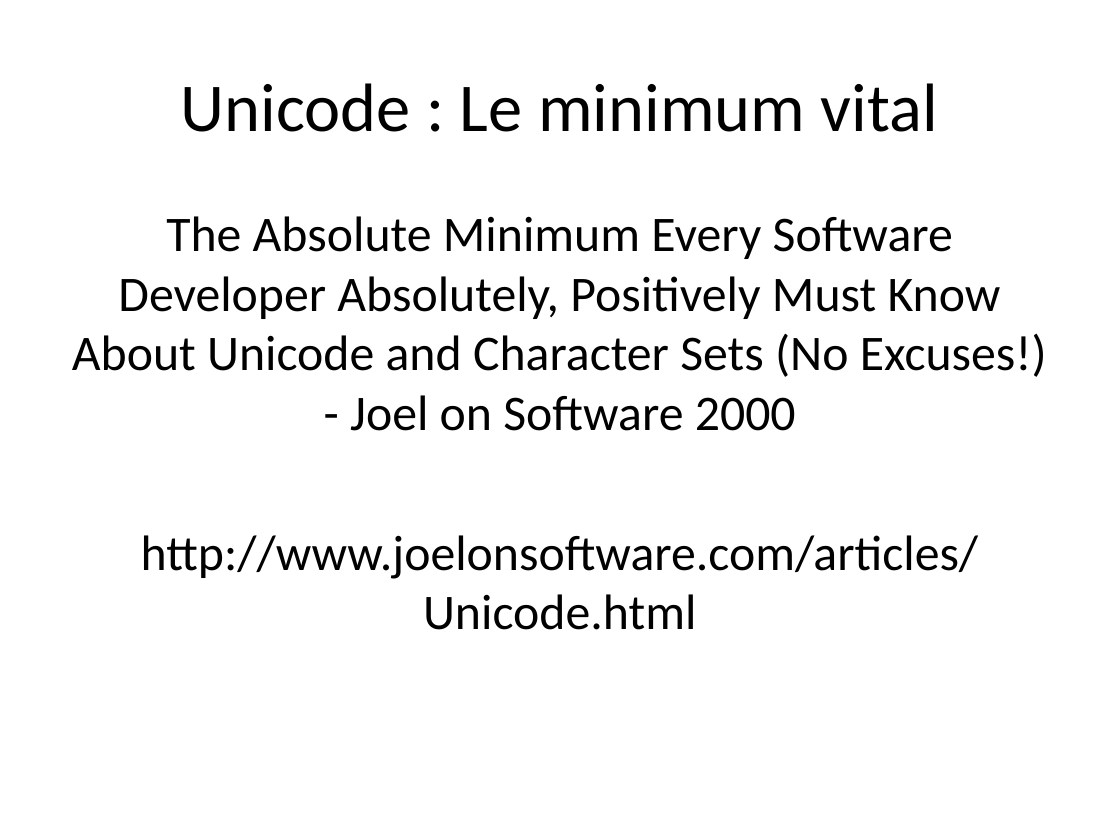
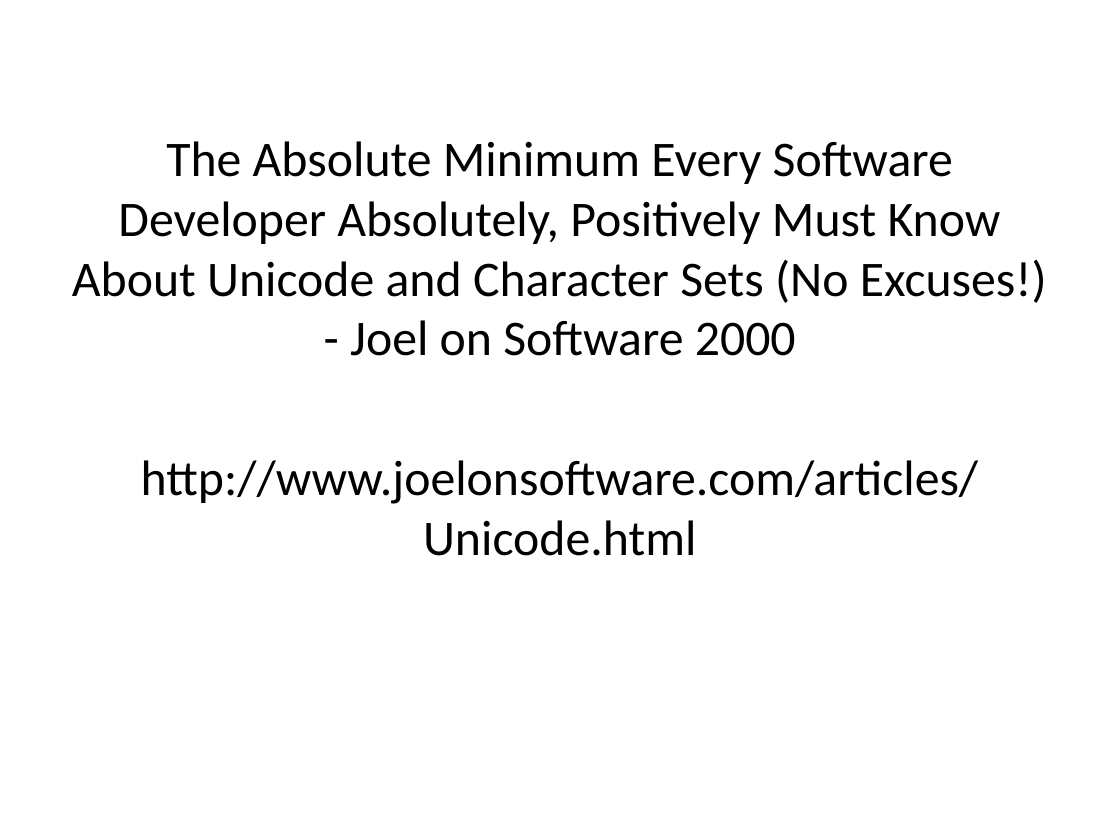
Before and after one commit to dbaeli/ez18n, a slide deck: slide 12 of ez18n-slides/ez18n_theorie.pptx (slide 8 before the commit). Drawn at 1120x840 pixels with LibreOffice and Linux fonts; fonts in the diff are those of the drawing; background and template pictures are left out. Boxes give left, top, right and bottom in pixels: in the first picture for what was removed or moved away, otherwise in the second. Text is boxed around its words. In the diff, an @@ line names an element or a change of style, - is before the commit and + after.

```diff
--- a/ez18n-slides/ez18n_theorie.pptx
+++ b/ez18n-slides/ez18n_theorie.pptx
@@ title removed at (181,83,938,132) @@
-Unicode : Le minimum vital
@@ text "The Absolute Minimum Every Software ...": place and size @@
-text "The Absolute Minimum Every Software ..." at (72,216,1047,630)
+text "The Absolute Minimum Every Software ..." at (72,141,1047,556)
```
Also in this commit, not shown: 6 other slides changed, 8 slides added, 1 slide removed, 15 other files.
